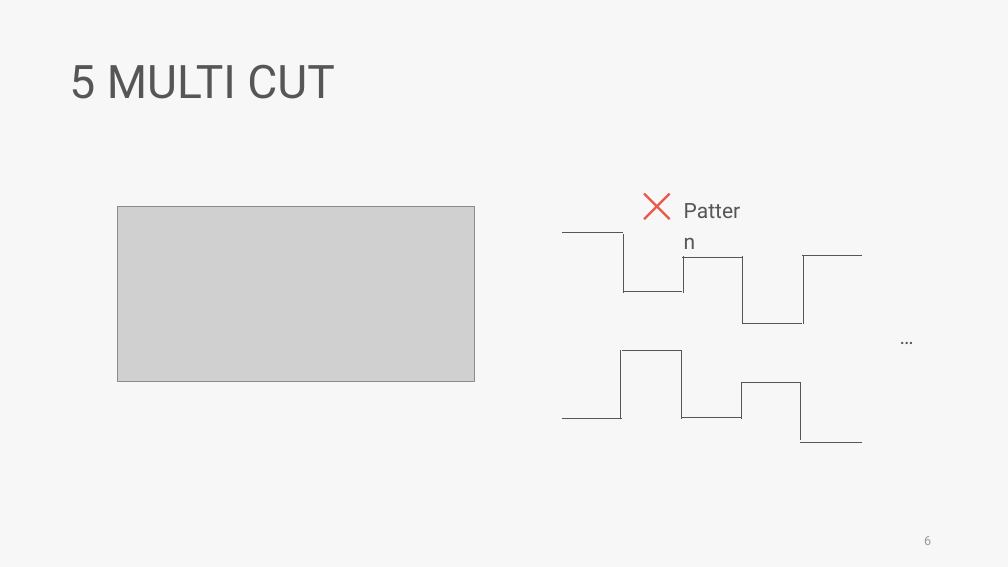
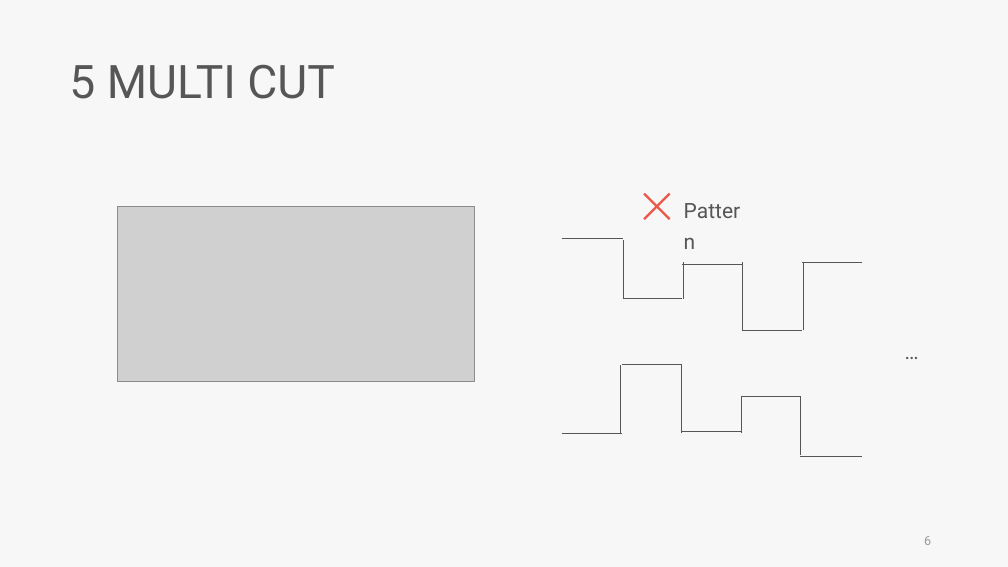
Before and after one commit to skyran1278/VbaProject, a slide deck: slide 6 of 20180126_SmartCut/Meeting/20181221 Meeting/20181221 Meeting mac.pptx. Drawn at 1008x567 pixels with LibreOffice and Linux fonts; fonts in the diff are those of the drawing; grey boxes stand for pictures. Boxes give left, top, right and bottom in pixels: in the first picture for what was removed or moved away, otherwise in the second. Text is boxed around its words. In the diff, an @@ line names an element or a change of style, - is before the commit and + after.

```diff
--- a/20180126_SmartCut/Meeting/20181221 Meeting/20181221 Meeting mac.pptx
+++ b/20180126_SmartCut/Meeting/20181221 Meeting/20181221 Meeting mac.pptx
@@ 9 lines: place and size @@
-9 lines at [562,232,862,324]
+9 lines at [562,239,862,330]
@@ text "…": place and size @@
-text "…" at [900,315,922,351]
+text "…" at [905,330,927,365]
@@ 9 lines: place and size @@
-9 lines at [562,351,862,442]
+9 lines at [562,364,862,457]
```
Also in this commit, not shown: 3 other slides changed, 6 slides added, 27 slides removed, 2 other files.
